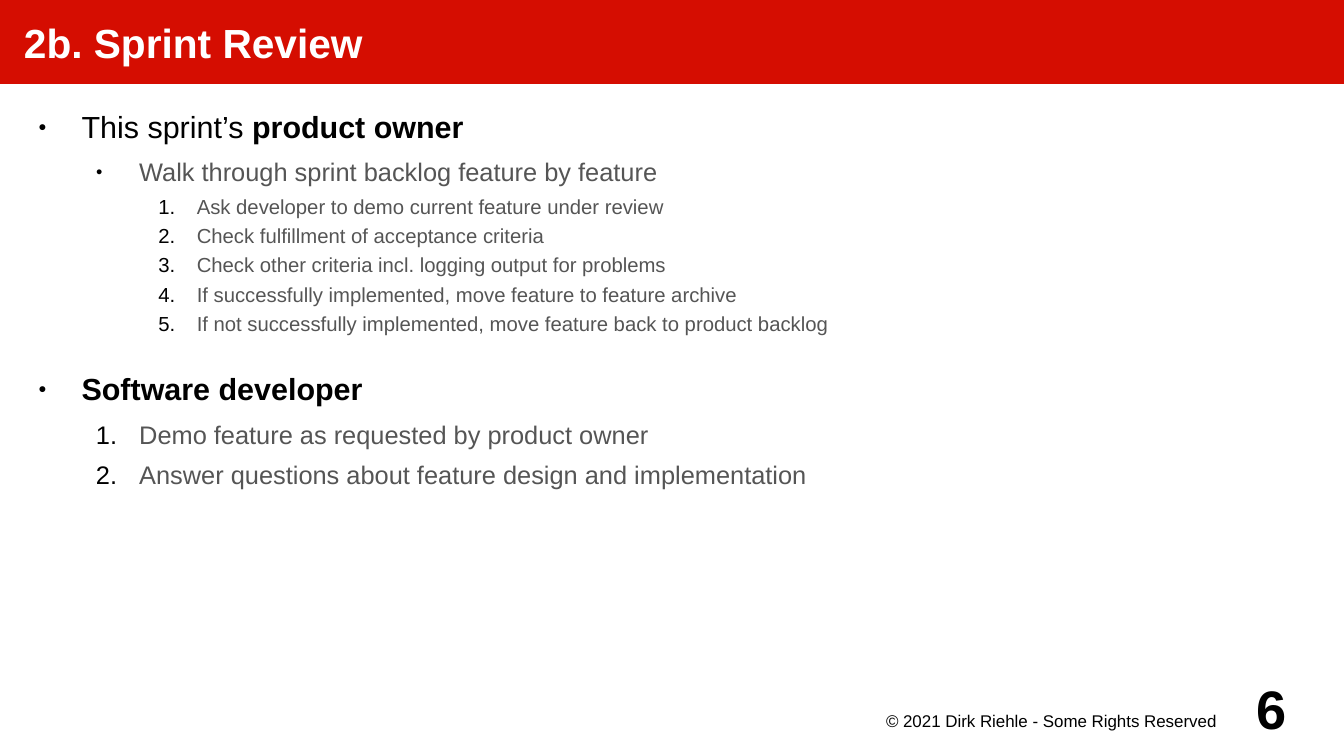
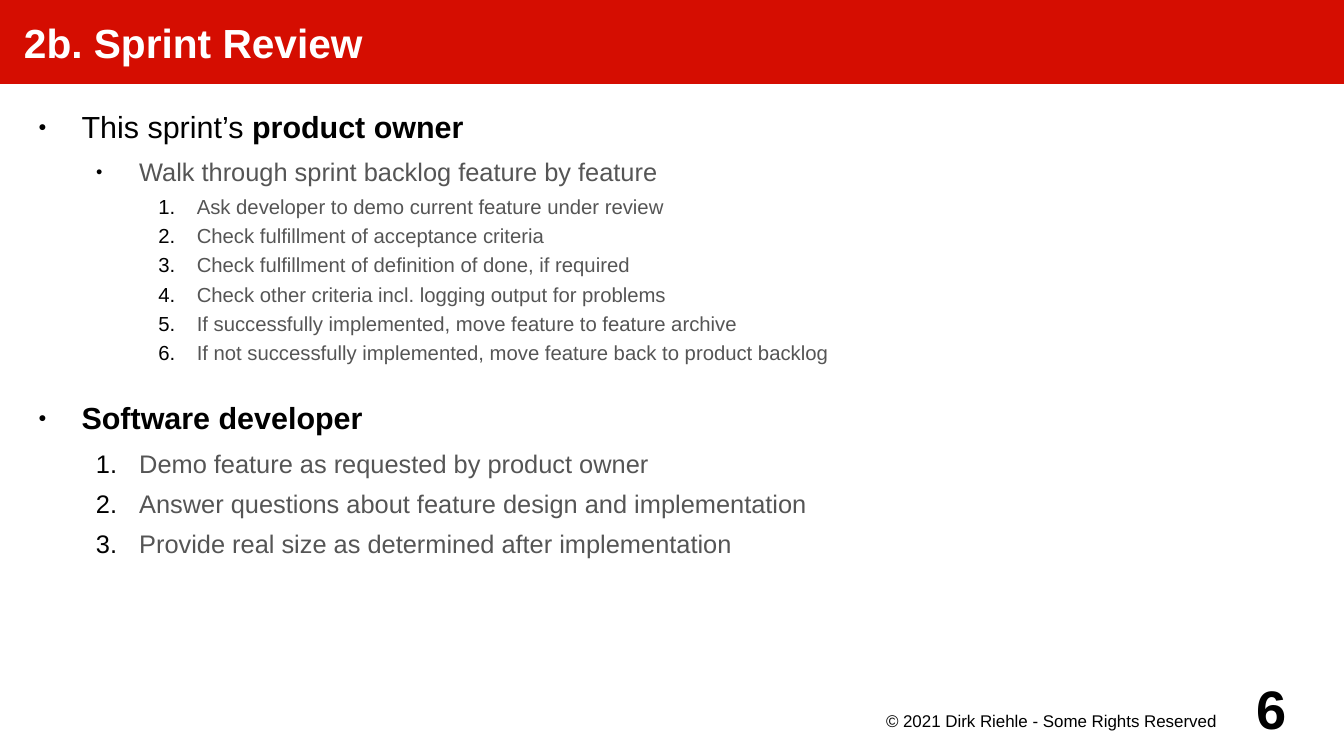
Before and after one commit to dirkriehle/amos-course, a slide deck: slide 6 of Lecture slides/AMOS B03 - The Team Meeting.odp. Drawn at 1344x756 pixels with LibreOffice and Linux fonts; fonts in the diff are those of the drawing. Boxes give left, top, right and bottom in pixels: in the first picture for what was removed or moved away, otherwise in the second. Text is boxed around its words. In the diff, an @@ line names an element or a change of style, - is before the commit and + after.

Commit message:
Small fixes after lecture

```diff
--- a/Lecture slides/AMOS B03 - The Team Meeting.odp
+++ b/Lecture slides/AMOS B03 - The Team Meeting.odp
@@ text at [197,257,629,276]: paragraph added @@
+    3. Check fulfillment of definition of done, if required
@@ text at [139,534,731,558]: paragraph added @@
+  3. Provide real size as determined after implementation
```
Also in this commit, not shown: 1 other slide changed, 5 other files.
